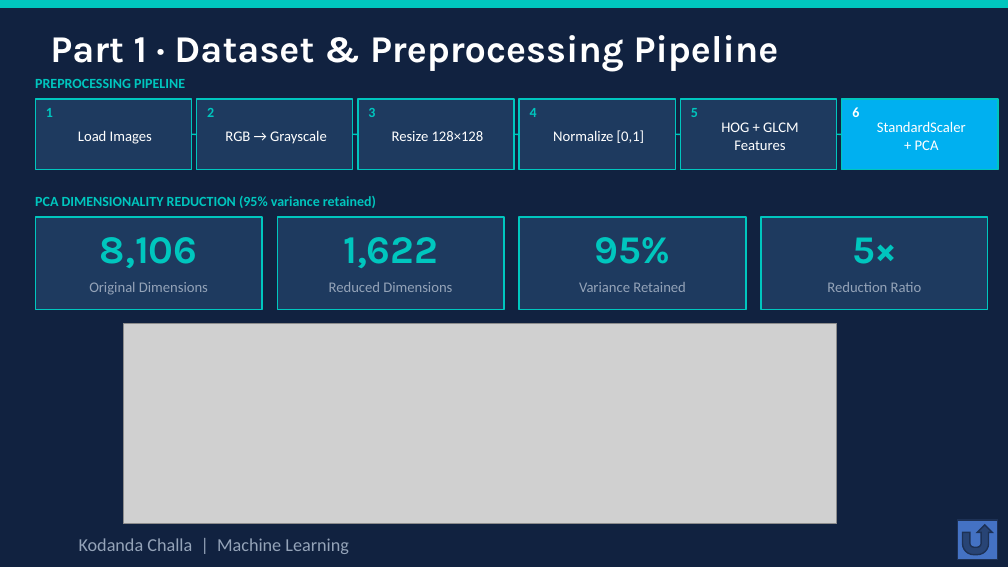
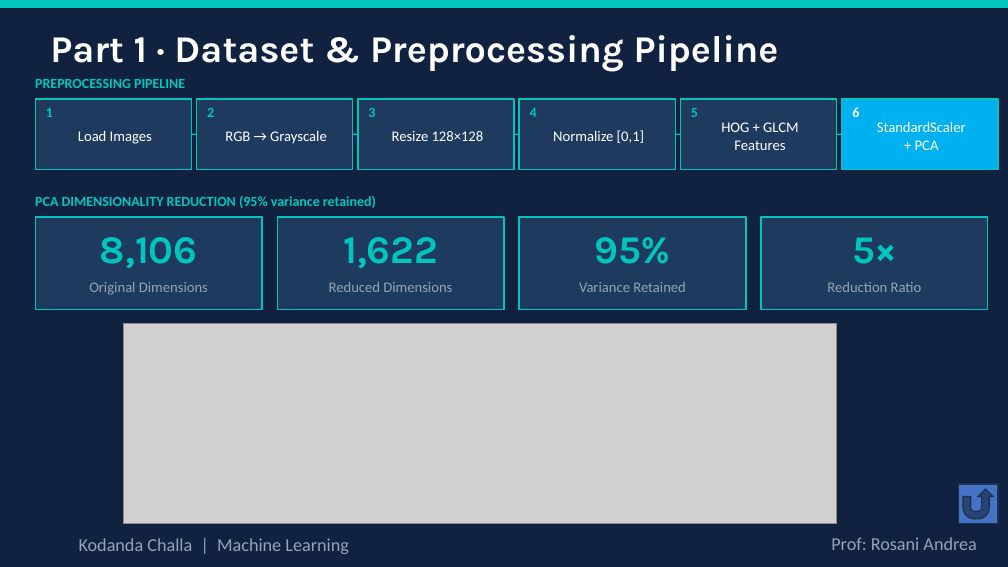
Before and after one commit to kodandachalla/Machine_Learning_Project, a slide deck: slide 17 of Reports/Brain_Tumor_ML_Presentation_v2.pptx. Drawn at 1008x567 pixels with LibreOffice and Linux fonts; fonts in the diff are those of the drawing; grey boxes stand for pictures. Boxes give left, top, right and bottom in pixels: in the first picture for what was removed or moved away, otherwise in the second. Text is boxed around its words. In the diff, an @@ line names an element or a change of style, - is before the commit and + after.

```diff
--- a/Reports/Brain_Tumor_ML_Presentation_v2.pptx
+++ b/Reports/Brain_Tumor_ML_Presentation_v2.pptx
@@ action button return: place and size @@
-action button return at bbox=[958, 520, 997, 559]
+action button return at bbox=[959, 484, 998, 523]
@@ text added at bbox=[831, 537, 976, 550], 13 pt, text #94A3B8 @@
+Prof: Rosani Andrea
```
Also in this commit, not shown: 22 other slides changed.
